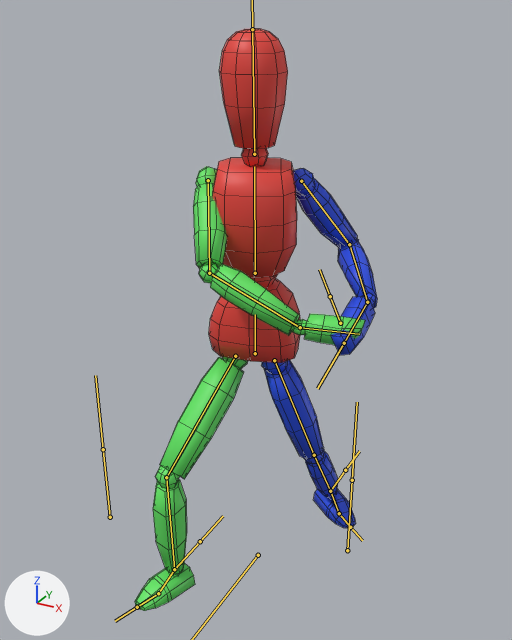
What one commit did to the FBX model Assets/Models/Template Entity.fbx.
The view is the same before and after, from a 50 mm lens placed at (0.872, -1.599, 1.638), pointed at (-0.009, 0.002, 0.837). The lights are fixed; the arrows at lower left show +X, +Y and +Z. Both versions are drawn at frame 6 of the action 'Armature|Blocking'; the numbers are the values there. The bones that bend it are drawn over the model as lines. Mesh edges are drawn as thin lines.
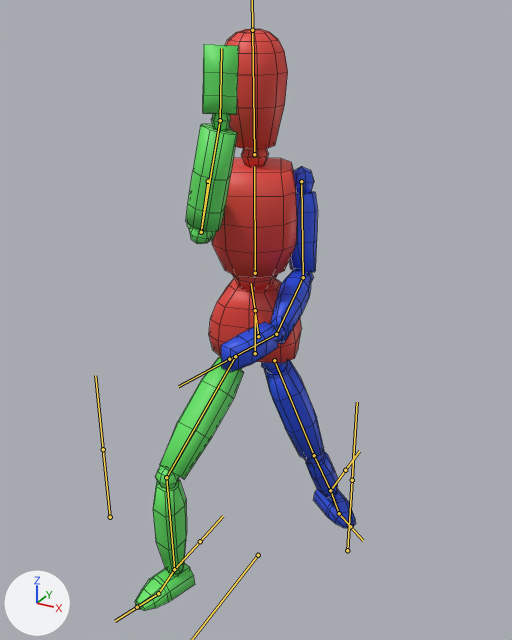
Where the change shows, as pixel boxes (x1, y1, x2, y2) in the pictures (512 x 640 px):
```json
{"object": "Cube", "change": "posed", "before": [135, 29, 377, 611], "after": [135, 29, 356, 611], "on screen": "9% narrower"}
{"bone": "Upper Arm.L", "before": "(301, 181) to (349, 244)", "after": "(301, 181) to (303, 277)"}
{"bone": "Lower Arm.L", "before": "(349, 244) to (367, 302)", "after": "(303, 277) to (276, 334)"}
{"bone": "Upper Arm.R", "before": "(208, 180) to (209, 273)", "after": "(208, 181) to (201, 232)"}
{"bone": "Lower Arm.R", "before": "(209, 273) to (300, 327)", "after": "(201, 232) to (220, 120)"}
{"bone": "Hand.R", "before": "(300, 327) to (359, 334)", "after": "(220, 120) to (221, 48)"}
```

Edits to the scene script, one JSON object a line:
```json
{"block": "bone_upper_arm_l", "where": "bone_upper_arm_l = bpy.data.objects['Armature'].pose.bones['Upper Arm.L']  # child of 'Spine'"}
{"op": "set", "path": "bone_upper_arm_l.rotation_quaternion", "old": "(0.882, -0.155, -0.038, -0.444)", "new": "(0.695, -0.018, -0.186, -0.694)", "note": "degrees (-14, -12, -52) -> degrees (14, -16, -92)"}
{"block": "bone_lower_arm_l", "where": "bone_lower_arm_l = bpy.data.objects['Armature'].pose.bones['Lower Arm.L']  # child of 'Upper Arm.L'"}
{"op": "set", "path": "bone_lower_arm_l.rotation_quaternion", "old": "(0.69, 0.711, 0.037, -0.126)", "new": "(0.787, 0.551, 0.214, -0.177)", "note": "degrees (91, 13, -7) -> degrees (69, 32, -3)"}
{"block": "bone_upper_arm_r", "where": "bone_upper_arm_r = bpy.data.objects['Armature'].pose.bones['Upper Arm.R']  # child of 'Spine'"}
{"op": "set", "path": "bone_upper_arm_r.rotation_quaternion", "old": "(0.612, 0.226, 0.315, 0.69)", "new": "(0.46, 0.376, 0.531, 0.605)", "note": "degrees (45, 4, 99) -> degrees (81, 2, 107)"}
{"block": "bone_lower_arm_r", "where": "bone_lower_arm_r = bpy.data.objects['Armature'].pose.bones['Lower Arm.R']  # child of 'Upper Arm.R'"}
{"op": "set", "path": "bone_lower_arm_r.rotation_quaternion", "old": "(0.861, 0.047, -0.231, 0.45)", "new": "(0.616, 0.452, 0.269, 0.587)", "note": "degrees (-8, -26, 57) -> degrees (63, -11, 80)"}
{"block": "bone_hand_r", "where": "bone_hand_r = bpy.data.objects['Armature'].pose.bones['Hand.R']  # child of 'Lower Arm.R'"}
{"op": "set", "path": "bone_hand_r.rotation_quaternion", "old": "(0.975, 0.072, 0.073, 0.199)", "new": "(0.109, 0.043, -0.99, -0.082)", "note": "degrees (10, 7, 24) -> degrees (-10, -168, 6)"}
```
